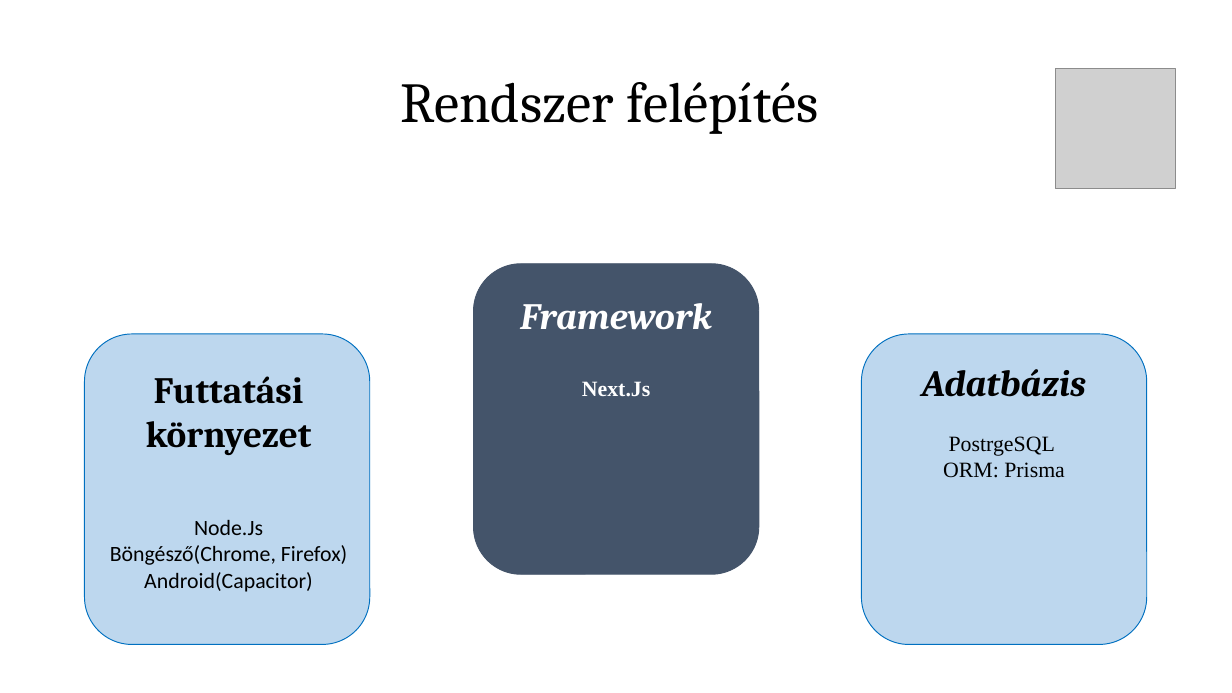
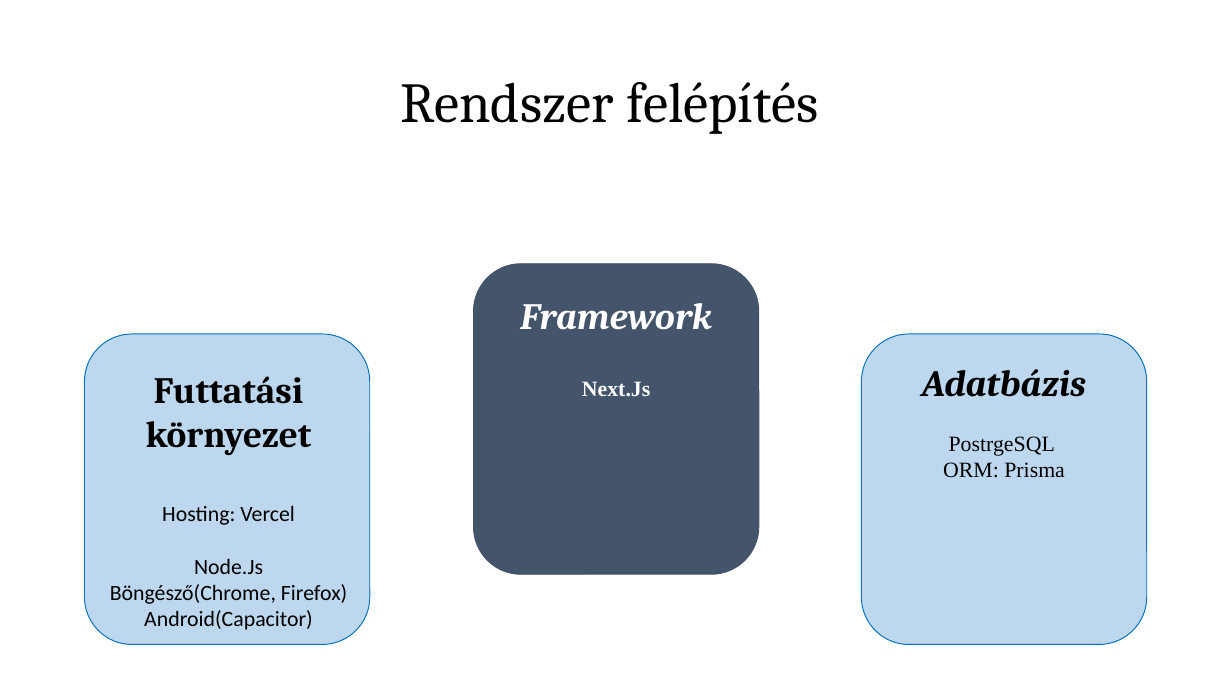
Before and after one commit to tomex1337/13_S1_6_vizsgaremek, a slide deck: slide 5 of docs/Prezentáció/Corelytics presentation.pptx. Drawn at 1232x693 pixels with LibreOffice and Linux fonts; fonts in the diff are those of the drawing; grey boxes stand for pictures. Boxes give left, top, right and bottom in pixels: in the first picture for what was removed or moved away, otherwise in the second. Text is boxed around its words. In the diff, an @@ line names an element or a change of style, - is before the commit and + after.

```diff
--- a/docs/Prezentáció/Corelytics presentation.pptx
+++ b/docs/Prezentáció/Corelytics presentation.pptx
@@ picture removed at [1055,69,1176,189] @@
@@ text at [162,506,295,525]: paragraph added @@
+Hosting: Vercel
```
Also in this commit, not shown: 5 other slides changed.
